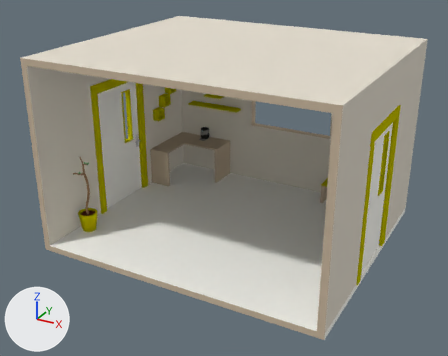
A saved change to the Blender file 3D_Models/room1.blend.
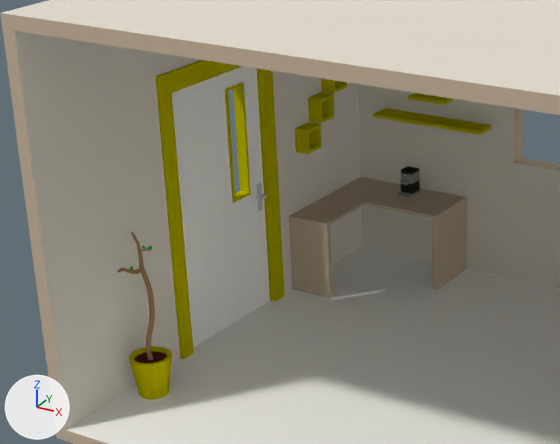
There are two pictures of each version: one whole from a 50 mm camera at (6.16, -12.76, 7.79) aimed at (-0.64, -0.4, 1.62), one close up on the part from 4% to 61% of the width and 15% to 71% of the height. The axes (+X, +Y, +Z) are drawn at lower left. The lights are the same throughout.
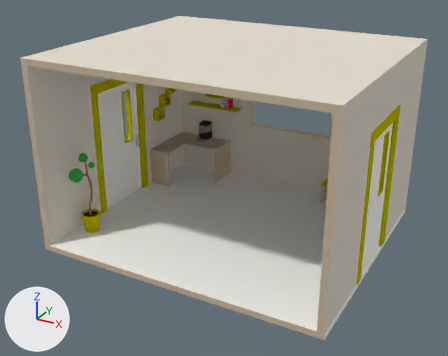
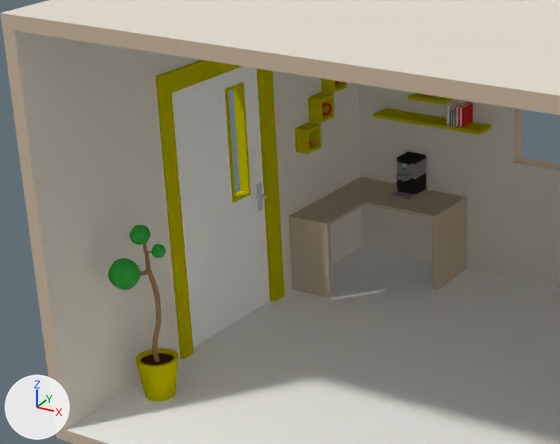
Pixel boxes (x1, y1, x2, y2) of what changed, in the close-ups (560 x 444 px; the box of a moved part takes in the faces that stretch with it):
part 1 of me_cube, moved or reshaped
    before: (397, 166, 420, 197)
    after: (392, 152, 426, 200)
part 2 of me_cube, added (green)
    after: (108, 258, 141, 290)
part 3 of me_cube, moved or reshaped
    before: (117, 232, 172, 400)
    after: (129, 225, 178, 402)
part 4 of me_cube, added
    after: (322, 94, 473, 128)

The change, as a diff of the scene's bpy script:
```diff
--- a/3D_Models/room1.blend.py
+++ b/3D_Models/room1.blend.py
@@ me_cube @@
 # used by ob_cube; location = (-0.525, 0.0, 0.0)
-me_cube.from_pydata(...)  # 2419 vertices, 2355 faces; spans x -3.67..3.67, y -3.15..3.23, z 0.0..4.77
+me_cube.from_pydata(...)  # 4539 vertices, 4446 faces; spans x -3.67..3.67, y -3.15..3.23, z 0.0..4.77
+# me_cube part 1: the loose piece of 342 vertices spanning x -2.61..-2.42, y 2.49..2.85, z 1.23..1.56 is scaled about its middle by 1.56, then moved by (0.0, 0.0, 0.08)
+# me_cube part 2: a new loose piece, a UV sphere (8 segments, 8 rings, poles along z) spanning x -3.3..-2.96, y -2.53..-2.18, z 1.63..1.97, in mat_material_006 (green #3cac45)
+# me_cube part 3: 4 vertices moved from x -3.19..-3.16, y -2.17..-1.84, z 0.14..1.97 to x -3.19..-3.13, y -2.17..-1.84, z 0.14..1.97; 928 vertices removed from x -3.44..-2.95, y -2.36..-1.76, z 0.14..2.13; 984 vertices added at x -3.34..-2.86, y -2.36..-1.76, z 0.14..2.24
+# me_cube part 4: 1443 vertices added at x -3.46..-1.67, y 1.97..2.99, z 2.3..2.81
 me_cube.materials.append(mat_walls)
```
